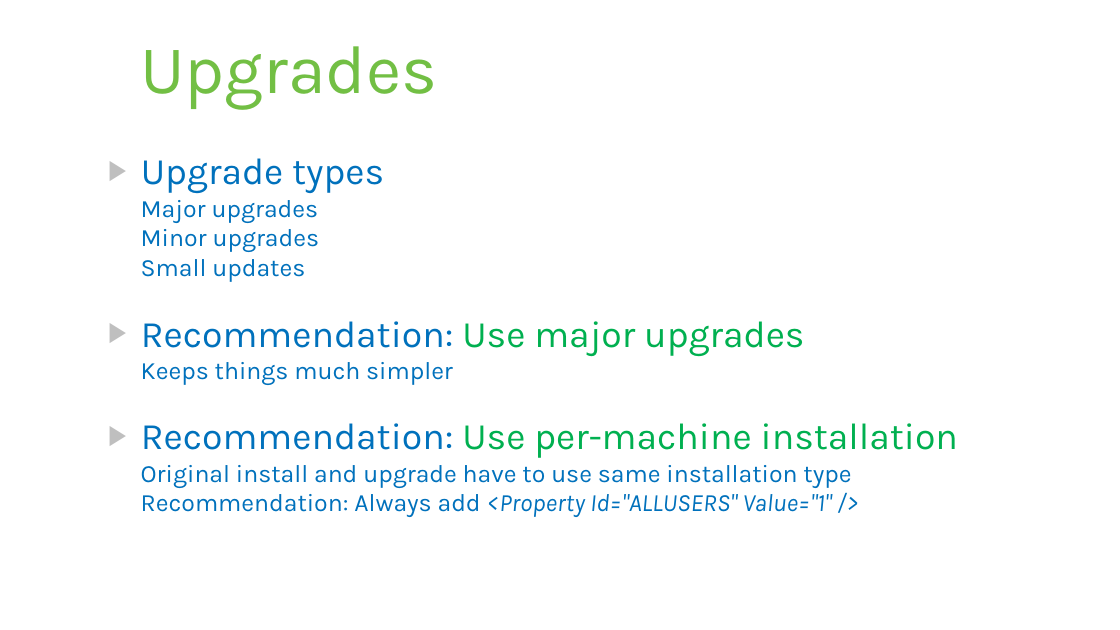
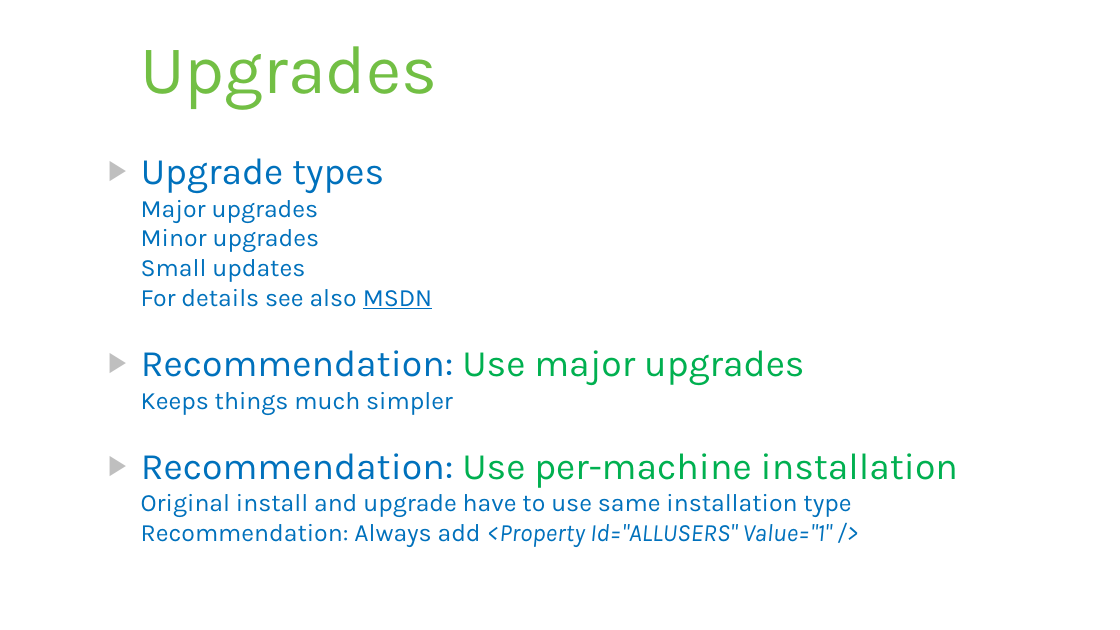
Before and after one commit to rstropek/Samples, a slide deck: slide 88 of WiXSamples/Slides/WiX - Installer Framework.pptx. Drawn at 1120x630 pixels with LibreOffice and Linux fonts; fonts in the diff are those of the drawing. Boxes give left, top, right and bottom in pixels: in the first picture for what was removed or moved away, otherwise in the second. Text is boxed around its words. In the diff, an @@ line names an element or a change of style, - is before the commit and + after.

```diff
--- a/WiXSamples/Slides/WiX - Installer Framework.pptx
+++ b/WiXSamples/Slides/WiX - Installer Framework.pptx
@@ text at (141, 289, 432, 309): paragraph added @@
+  For details see also MSDN
```
Also in this commit, not shown: 1 other slide changed, 5 slides added, 9 other files.
